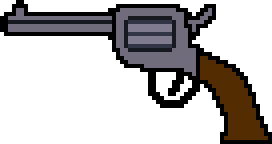
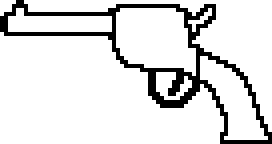
Comparing the layer stacks of the two w=272, h=144 images. Changes:
added layer "Revolver_pas_recuperer" above "Revolver" over (8, 8, 268, 140)
hid "Revolver" over (8, 8, 268, 140)
